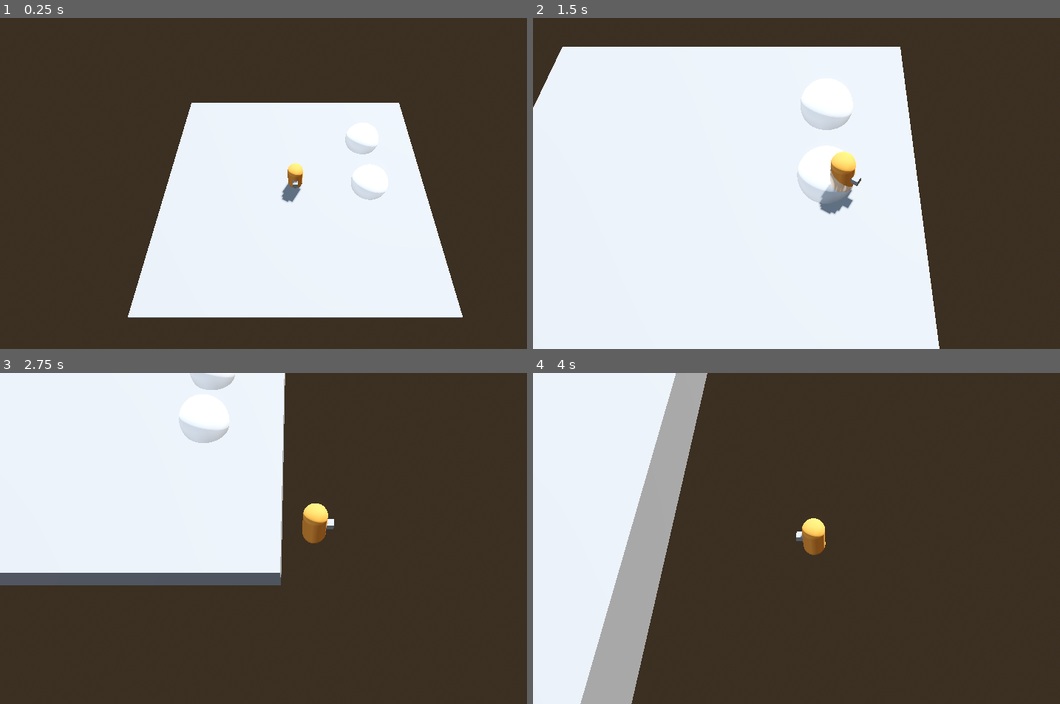
Above: before the commit, frames 1-4 (two rows, left to right).
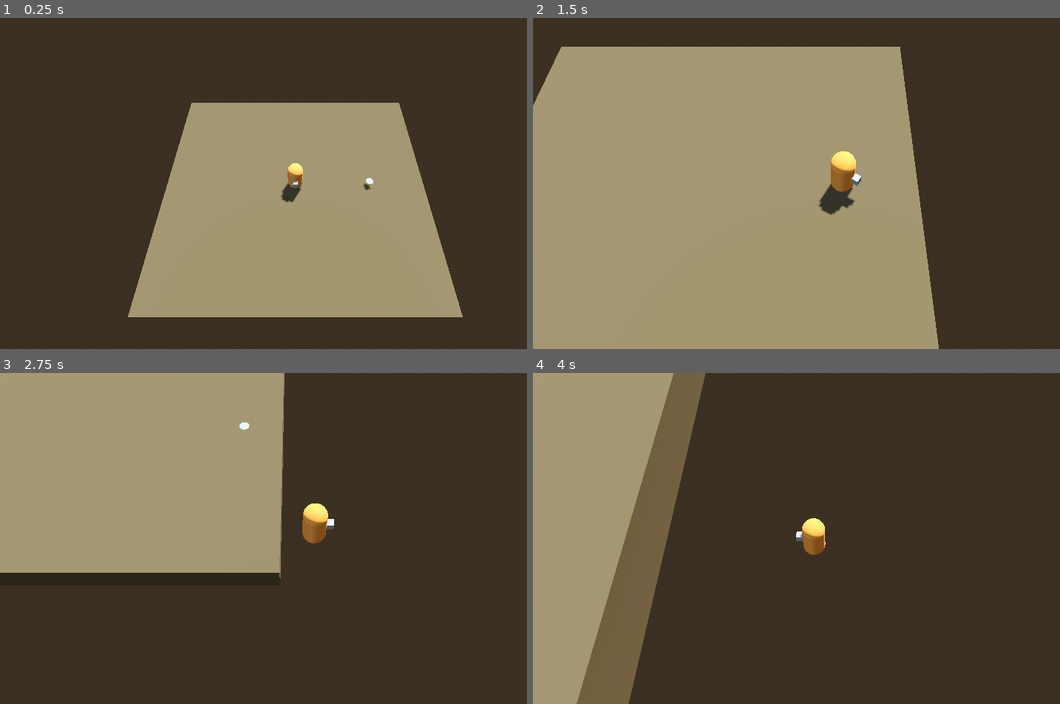
Above: after the commit, the same moments.

Repository: CFL-Helios/murphys-kitchen
Game: Godot game, scene res://levels/player_test.tscn
The game is run twice, just before and just after one commit, with the same random seed, the same clock (stepped at 60 frames per second) and the same inputs. Before the commit the project has no main scene; this scene is started directly in both runs.
Inputs (mouse positions are in pixels of both pictures, inside the frame that each line leads up to):
- Up to frame 1 (0.25 s): no input
- Up to frame 2 (1.5 s): tap Enter (ui_accept) at 0.5, 0.77 s; move the mouse to (959, 166) at 0.52 s; hold Right (move_right) 0.53-1.28 s; hold E (interact) 0.53-1.28 s; click (959, 166) at 0.67 s; move the mouse to (712, 200) at 1.27 s; hold Down (move_down) from 1.28 s (still down); tap Shift (sprint) at 1.35 s
- Up to frame 3 (2.75 s): tap Enter (ui_accept) at 1.52 s; move the mouse to (353, 465) at 2.02 s; release Down (move_down) at 2.03 s; hold Right (move_right) from 2.03 s (still down); hold F from 2.03 s (still down)
- Up to frame 4 (4 s): move the mouse to (796, 604) at 2.77 s; release Right (move_right) at 2.78 s; release F at 2.78 s; hold W (move_up) 2.78-3.53 s; tap Q at 2.85 s; click (796, 604) at 2.92 s; tap Enter (ui_accept) at 3.02, 3.77 s; move the mouse to (1007, 588) at 3.52 s; hold A (move_left) from 3.53 s (still down); tap Space at 3.6 s

The runs differ from the first frame. In frame 1, 33% of the frame differs, in the area x 24-88%, y 25-91%; in frame 2, 66%, in the area x 0-78%, y 8-100%; in frame 3, 34%; in frame 4, 26%.

Commit message:
pushable plate

Diff:
--- a/entities/pickup/pickup.tscn
+++ b/entities/pickup/pickup.tscn
@@ -1,18 +1,9 @@
-[gd_scene load_steps=7 format=3 uid="uid://dg30bh718u76n"]
+[gd_scene load_steps=5 format=3 uid="uid://dg30bh718u76n"]
 
 [ext_resource type="Script" uid="uid://cwmqnp2tc38lp" path="res://scripts/interaction_area.gd" id="1_w2yne"]
 
 [sub_resource type="SphereShape3D" id="SphereShape3D_dgci1"]
 radius = 1.0
-
-[sub_resource type="StandardMaterial3D" id="StandardMaterial3D_l1ks5"]
-transparency = 1
-albedo_color = Color(1, 1, 1, 0.501961)
-
-[sub_resource type="SphereMesh" id="SphereMesh_w2yne"]
-material = SubResource("StandardMaterial3D_l1ks5")
-radius = 1.0
-height = 2.0
 
 [sub_resource type="CylinderShape3D" id="CylinderShape3D_w2yne"]
 height = 0.05
@@ -26,28 +17,30 @@
 [node name="Pickup" type="Node3D"]
 metadata/_edit_group_ = true
 
-[node name="Trigger" type="Area3D" parent="."]
+[node name="Plate" type="RigidBody3D" parent="."]
+collision_layer = 4
+collision_mask = 7
+mass = 0.1
+continuous_cd = true
+
+[node name="Trigger" type="Area3D" parent="Plate"]
 collision_layer = 0
 collision_mask = 2
 script = ExtResource("1_w2yne")
 is_pickup = true
-metadata/_custom_type_script = ExtResource("1_w2yne")
+metadata/_custom_type_script = "uid://cwmqnp2tc38lp"
 
-[node name="CollisionShape3D" type="CollisionShape3D" parent="Trigger"]
+[node name="TriggerShape" type="CollisionShape3D" parent="Plate/Trigger"]
 shape = SubResource("SphereShape3D_dgci1")
 
-[node name="MeshInstance3D" type="MeshInstance3D" parent="Trigger"]
-mesh = SubResource("SphereMesh_w2yne")
-
-[node name="Plate" type="RigidBody3D" parent="."]
-
-[node name="CollisionShape3D" type="CollisionShape3D" parent="Plate"]
+[node name="PlateCollision" type="CollisionShape3D" parent="Plate"]
 shape = SubResource("CylinderShape3D_w2yne")
 
-[node name="MeshInstance3D" type="MeshInstance3D" parent="Plate"]
+[node name="PlateMesh" type="MeshInstance3D" parent="Plate"]
+gi_mode = 2
 mesh = SubResource("CylinderMesh_w7cft")
 
 [node name="Food" type="Node3D" parent="."]
 
-[connection signal="body_entered" from="Trigger" to="Trigger" method="_on_body_entered"]
-[connection signal="body_exited" from="Trigger" to="Trigger" method="_on_body_exited"]
+[connection signal="body_entered" from="Plate/Trigger" to="Plate/Trigger" method="_on_body_entered"]
+[connection signal="body_exited" from="Plate/Trigger" to="Plate/Trigger" method="_on_body_exited"]
--- a/entities/pickup/placement.tscn
+++ b/entities/pickup/placement.tscn
@@ -1,30 +1,18 @@
-[gd_scene load_steps=5 format=3 uid="uid://sb3kwrooy8rb"]
+[gd_scene load_steps=3 format=3 uid="uid://sb3kwrooy8rb"]
 
 [ext_resource type="Script" uid="uid://cwmqnp2tc38lp" path="res://scripts/interaction_area.gd" id="1_l1ks5"]
 
 [sub_resource type="SphereShape3D" id="SphereShape3D_uxeui"]
 radius = 1.0
 
-[sub_resource type="StandardMaterial3D" id="StandardMaterial3D_l1ks5"]
-transparency = 1
-albedo_color = Color(1, 1, 1, 0.501961)
-
-[sub_resource type="SphereMesh" id="SphereMesh_l1ks5"]
-material = SubResource("StandardMaterial3D_l1ks5")
-radius = 1.0
-height = 2.0
-
 [node name="Placement" type="Area3D"]
 collision_layer = 0
 collision_mask = 2
 script = ExtResource("1_l1ks5")
-metadata/_custom_type_script = ExtResource("1_l1ks5")
+metadata/_custom_type_script = "uid://cwmqnp2tc38lp"
 
 [node name="CollisionShape3D" type="CollisionShape3D" parent="."]
 shape = SubResource("SphereShape3D_uxeui")
 
-[node name="MeshInstance3D" type="MeshInstance3D" parent="."]
-mesh = SubResource("SphereMesh_l1ks5")
-
 [connection signal="body_entered" from="." to="." method="_on_body_entered"]
 [connection signal="body_exited" from="." to="." method="_on_body_exited"]
--- a/entities/player/player.tscn
+++ b/entities/player/player.tscn
@@ -41,17 +41,17 @@
 input_back = "move_down"
 input_jump = "jump"
 
-[node name="Mesh" type="MeshInstance3D" parent="PlayerCharacter"]
+[node name="PlayerMesh" type="MeshInstance3D" parent="PlayerCharacter"]
 transform = Transform3D(1, 0, 0, 0, 1, 0, 0, 0, 1, 0, 0.9, 0)
 material_override = SubResource("StandardMaterial3D_ct82r")
 gi_mode = 2
 mesh = SubResource("CapsuleMesh_wk2hj")
 
-[node name="MeshInstance3D" type="MeshInstance3D" parent="PlayerCharacter/Mesh"]
+[node name="DirectionIndicator" type="MeshInstance3D" parent="PlayerCharacter/PlayerMesh"]
 transform = Transform3D(1, 0, 0, 0, 1, 0, 0, 0, 1, 0, 0, 0.496169)
 mesh = SubResource("BoxMesh_fkugw")
 
-[node name="Collider" type="CollisionShape3D" parent="PlayerCharacter"]
+[node name="PlayerCollider" type="CollisionShape3D" parent="PlayerCharacter"]
 transform = Transform3D(1, 0, 0, 0, 1, 0, 0, 0, 1, 0, 0.9, 0)
 shape = SubResource("CapsuleShape3D_u8bio")
 
@@ -69,7 +69,7 @@
 process_priority = 300
 process_physics_priority = 300
 script = ExtResource("2_ixbpm")
-metadata/_custom_type_script = ExtResource("2_ixbpm")
+metadata/_custom_type_script = "uid://deojcsesipf5s"
 
 [node name="PhantomCamera3D" type="Node3D" parent="CameraSystem" node_paths=PackedStringArray("follow_target")]
 transform = Transform3D(1, 0, 0, 0, 0.5, 0.866025, 0, -0.866025, 0.5, 0, 12, 7)
@@ -81,4 +81,4 @@
 camera_3d_resource = ExtResource("5_idpv6")
 follow_offset = Vector3(0, 12, 7)
 follow_damping = true
-metadata/_custom_type_script = ExtResource("3_c6leb")
+metadata/_custom_type_script = "uid://boqx3bec1vi1v"
--- a/levels/player_test.tscn
+++ b/levels/player_test.tscn
@@ -17,6 +17,9 @@
 tonemap_mode = 2
 glow_enabled = true
 
+[sub_resource type="StandardMaterial3D" id="StandardMaterial3D_x2p0s"]
+albedo_color = Color(0.336762, 0.285459, 0.184156, 1)
+
 [node name="PlayerTest" type="Node3D"]
 
 [node name="WorldEnvironment" type="WorldEnvironment" parent="."]
@@ -29,6 +32,7 @@
 [node name="Player" parent="." instance=ExtResource("1_0ccno")]
 
 [node name="Level" type="CSGCombiner3D" parent="."]
+material_override = SubResource("StandardMaterial3D_x2p0s")
 use_collision = true
 
 [node name="CSGBox3D" type="CSGBox3D" parent="Level"]
@@ -37,8 +41,7 @@
 size = Vector3(14.5974, 1, 13.3271)
 
 [node name="Pickup" parent="." instance=ExtResource("2_x2p0s")]
-transform = Transform3D(1, 0, 0, 0, 1, 0, 0, 0, 1, 4.12521, 0, 0)
+transform = Transform3D(1, 0, 0, 0, 1, 0, 0, 0, 1, 4.12521, 0.340944, 0)
 
 [node name="Placement" parent="." instance=ExtResource("3_xnitr")]
 transform = Transform3D(1, 0, 0, 0, 1, 0, 0, 0, 1, 4.12521, 0, -3.11172)
-metadata/_custom_type_script = "uid://cwmqnp2tc38lp"
--- a/project.godot
+++ b/project.godot
@@ -11,6 +11,7 @@
 [application]
 
 config/name="murphys-kitchen"
+run/main_scene="uid://bbqa0cjoaphvd"
 config/features=PackedStringArray("4.4", "Forward Plus")
 config/icon="res://icon.svg"
 
@@ -85,6 +86,7 @@
 
 3d_physics/layer_1="World"
 3d_physics/layer_2="Player"
+3d_physics/layer_3="Physics Objects"
 
 [physics]
 
Not shown: 1 places in levels/player_test.tscn that only renumber resources
